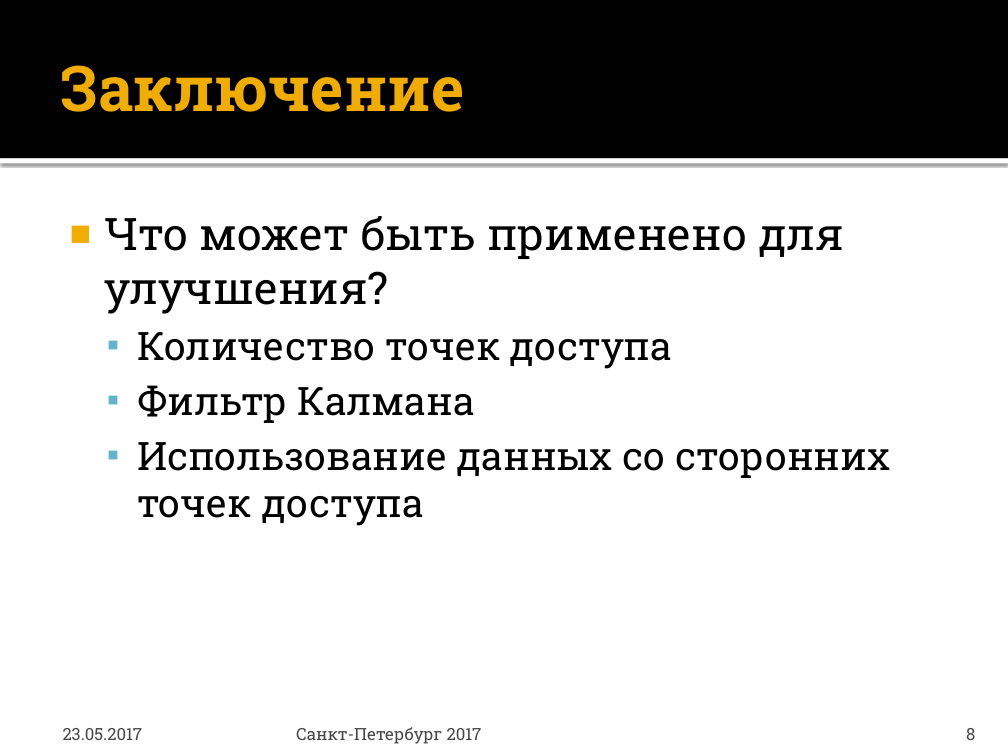
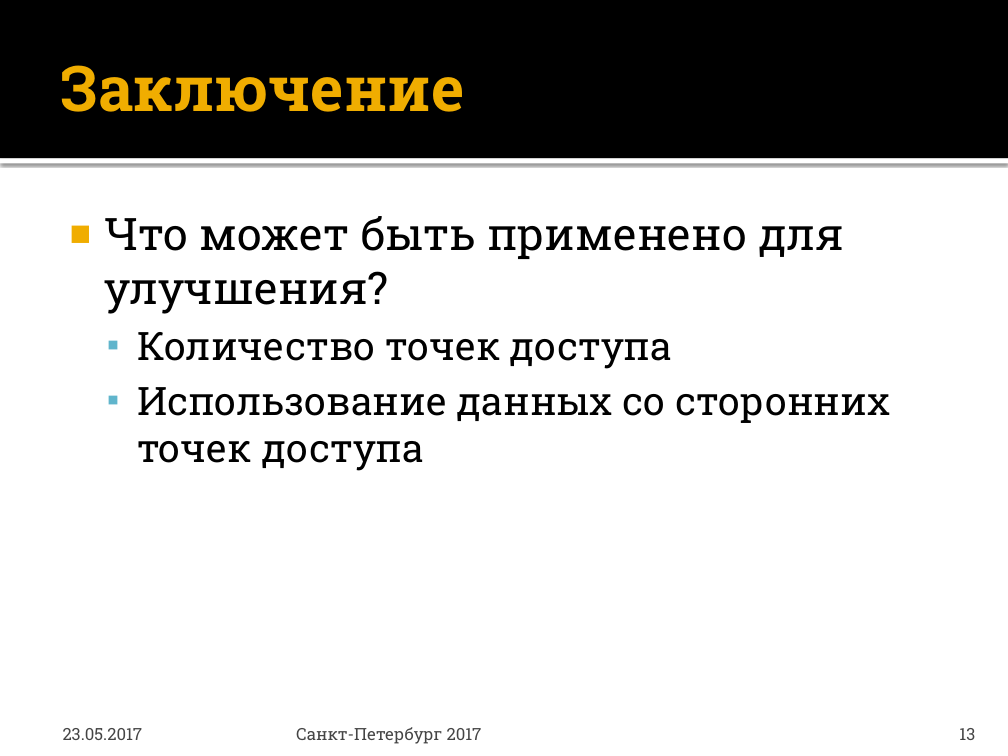
Before and after one commit to Serentiny/Unity, a slide deck: slide 13 of Внутреннее позиционирование.pptx (slide 8 before the commit). Drawn at 1008x756 pixels with LibreOffice and Linux fonts; fonts in the diff are those of the drawing. Boxes give left, top, right and bottom in pixels: in the first picture for what was removed or moved away, otherwise in the second. Text is boxed around its words. In the diff, an @@ line names an element or a change of style, - is before the commit and + after.

```diff
--- a/Внутреннее позиционирование.pptx
+++ b/Внутреннее позиционирование.pptx
@@ text at <box>137,385,474,423</box>: paragraph removed @@
-  ▪ Фильтр Калмана
@@ page number at <box>959,728,975,740</box>: text changed @@
-8
+13
```
Also in this commit, not shown: 5 other slides changed, 5 slides added.
